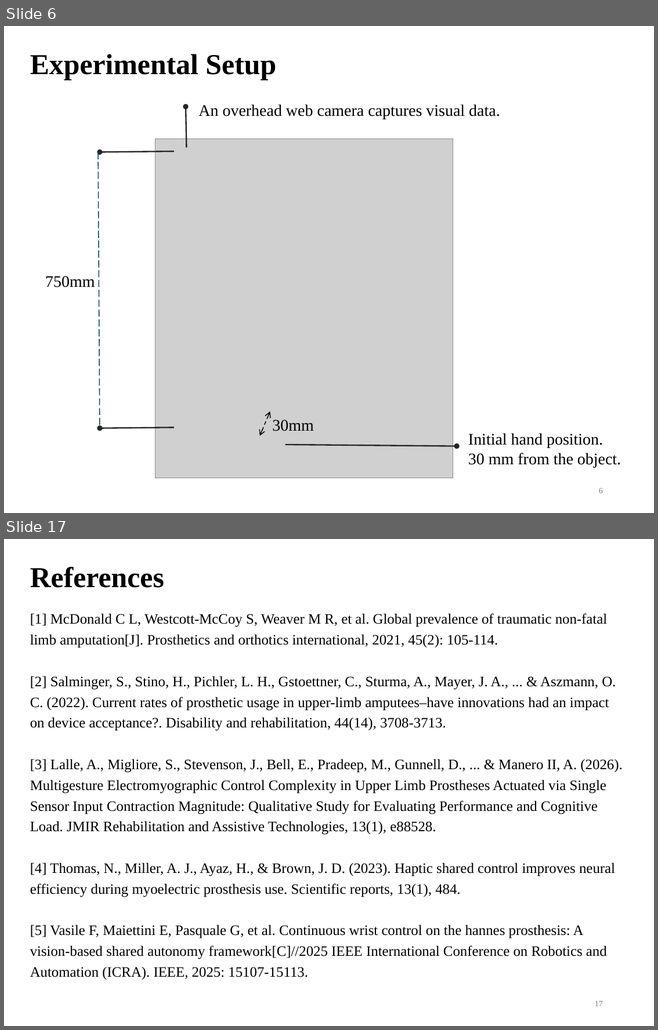
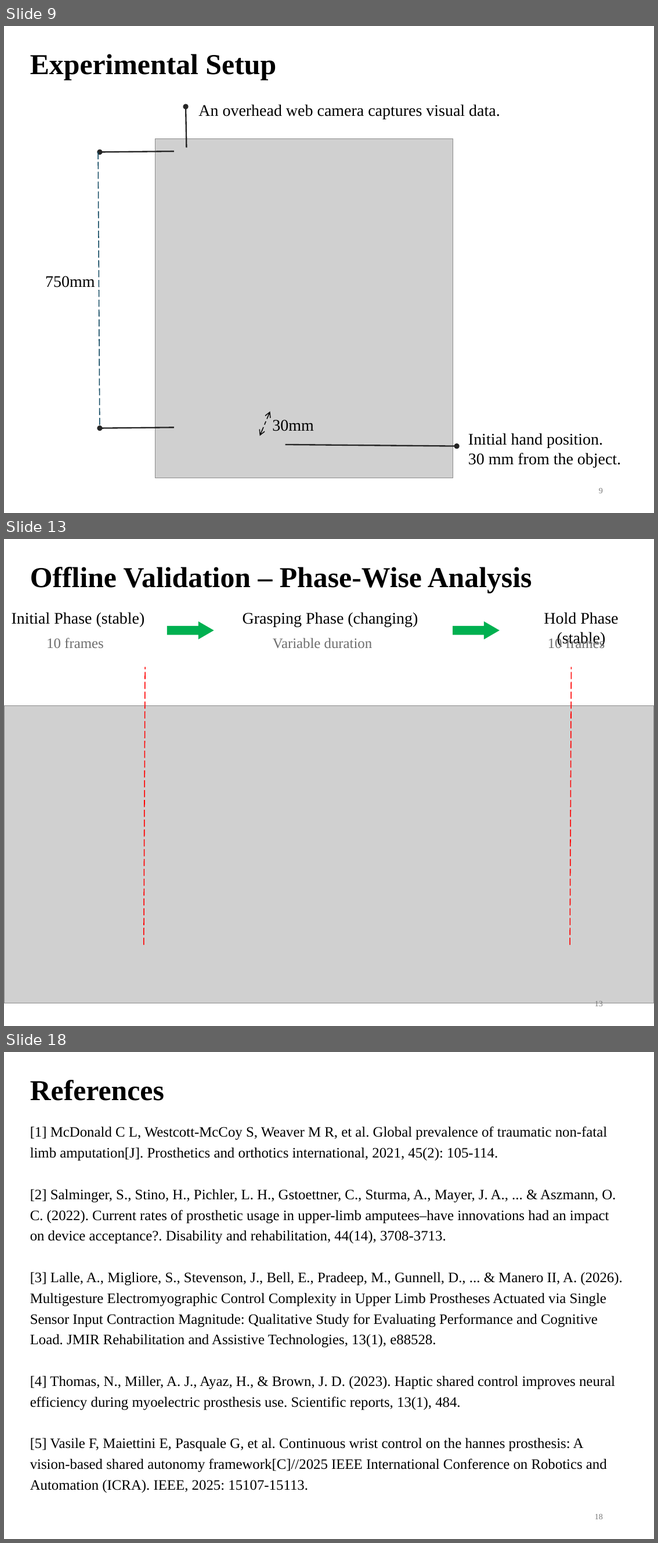
Before and after one commit to DiXiQing/Multimodal_Imitation_Learning, a slide deck: Zemi/2026-10-28v2-Di.pptx. Shown one above the other, each under a label of ours: slides 6 and 17 before the commit, slides 9, 13 and 18 after it; the slides between them are not shown. The pictures are 658x1030 and 658x1543 pixels, drawn with LibreOffice and Linux fonts; fonts in the diff are those of the drawing; grey boxes stand for pictures. Boxes give left, top, right and bottom in pixels: in the first picture for what was removed or moved away, otherwise in the second. Text is boxed around its words. In the diff, an @@ line names an element or a change of style, - is before the commit and + after.

```diff
--- a/Zemi/2026-10-28v2-Di.pptx
+++ b/Zemi/2026-10-28v2-Di.pptx
@@ slide 13 added at [4, 539, 654, 1026], background #FFFFFF @@
@@ text added at [30, 567, 532, 593], 32 pt, text #000000, bold @@
+Offline Validation – Phase-Wise Analysis
@@ text added at [12, 612, 145, 627], 18 pt, text #000000 @@
+Initial Phase (stable)
@@ right arrow added at [167, 621, 214, 640], fill #00B050 @@
@@ text added at [242, 612, 418, 627], 18 pt, text #000000 @@
+Grasping Phase (changing)
@@ right arrow added at [452, 621, 499, 640], fill #00B050 @@
@@ text added at [543, 612, 618, 647], 18 pt, text #000000 @@
+Hold Phase (stable)
@@ text added at [46, 638, 104, 648], 16 pt, text #6E6E6E @@
+10 frames
@@ text added at [273, 638, 372, 648], 16 pt, text #6E6E6E @@
+Variable duration
@@ text added at [547, 636, 605, 648], 16 pt, text #6E6E6E @@
+10 frames
@@ line added from (144, 945) to (145, 667), #FF0000 1 pt dashed @@
@@ line added from (570, 945) to (571, 667), #FF0000 1 pt dashed @@
@@ picture added at [4, 706, 654, 1004] @@
@@ page number added at [594, 1001, 603, 1009], 9 pt, text #797979 @@
+13
@@ what was slide 6 is now slide 9 @@
@@ page number at [598, 488, 603, 493]: text changed @@
-6
+9
@@ what was slide 17 is now slide 18 @@
@@ page number at [594, 1514, 603, 1519]: text changed @@
-17
+18
```
Also in this commit, not shown: 13 slides changed, 1 other slide added, 1 slide removed, 24 other files.
